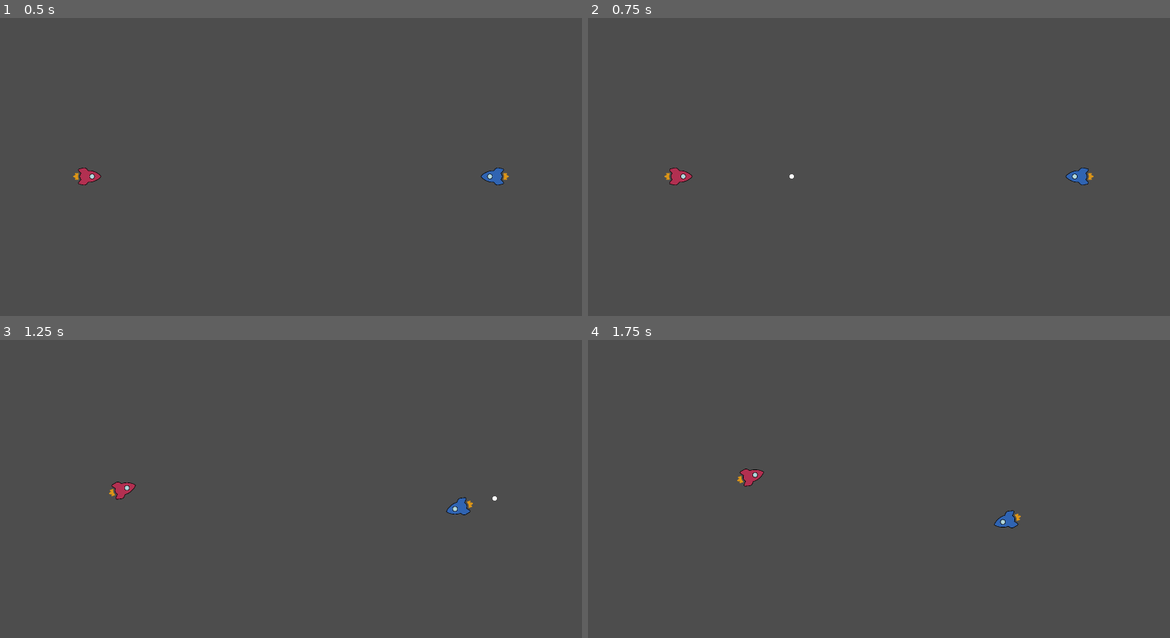
Above: before the commit, frames 1-4 (two rows, left to right).
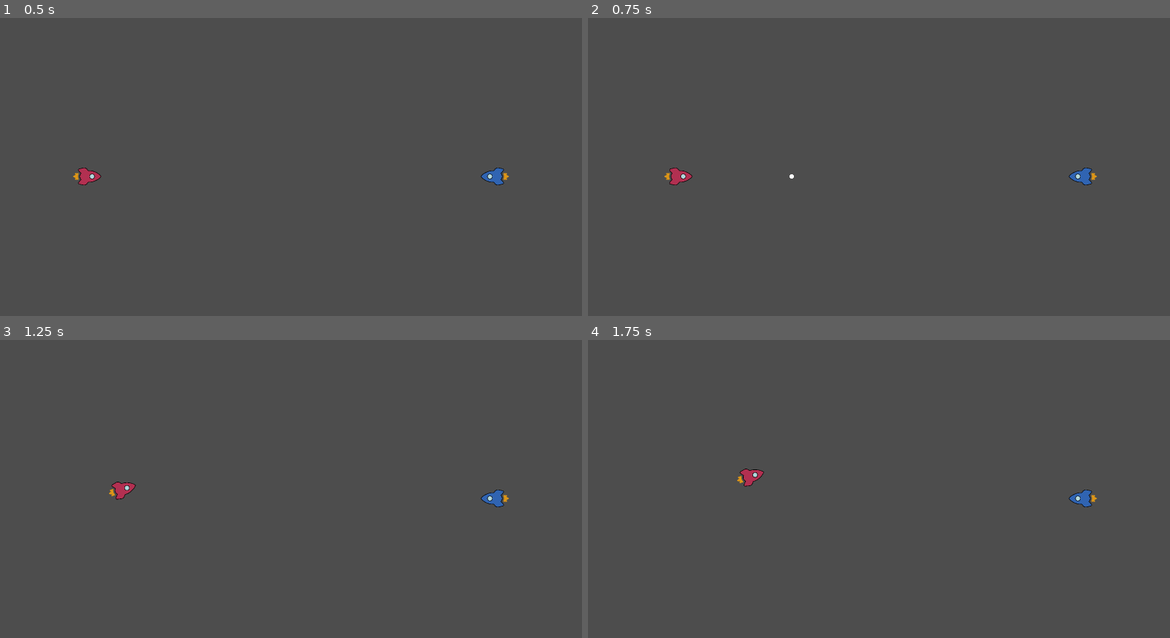
Above: after the commit, the same moments.

Repository: RajwolChapagain/Arcade-Game
Game: Godot game, scene res://main.tscn
Two runs of this game, one before a commit and one after it. Both use one fixed random seed, a clock stepped at 60 frames per second and the inputs below.
Inputs:
- Up to frame 1 (0.5 s): no input
- Up to frame 2 (0.75 s): tap Enter at 0.5 s; hold W (thrust, bound only before the commit) from 0.53 s (still down); hold Up (fire, bound only before the commit) from 0.53 s (still down)
- Up to frame 3 (1.25 s): keep holding W (thrust, bound only before the commit); keep holding Up (fire, bound only before the commit); tap A (rotate_anticlockwise, bound only before the commit) at 0.8 s
- Up to frame 4 (1.75 s): release W (thrust, bound only before the commit) at 1.28 s; release Up (fire, bound only before the commit) at 1.28 s; tap A (rotate_anticlockwise, bound only before the commit) at 1.35 s; tap D (rotate_clockwise, bound only before the commit) at 1.55 s

Frame 1 is identical in both runs. In frame 2, 0.1% of the frame differs, in the area x 82-88%, y 50-57%; in frame 3, 0.3%; in frame 4, 0.3%, in the area x 69-88%, y 50-64%.

Commit message:
Implement second ship

Diff:
--- a/main.tscn
+++ b/main.tscn
@@ -15,6 +15,10 @@
 position = Vector2(1400, 0)
 rotation = 3.14159
 SHIP_SPRITE = ExtResource("3_hlk5c")
+thrust_string = "p2_thrust"
+rotate_clockwise_string = "p2_rotate_clockwise"
+rotate_anticlockwise_string = "p2_rotate_anticlockwise"
+fire_string = "p2_fire"
 metadata/_edit_group_ = true
 
 [node name="Camera2D" type="Camera2D" parent="."]
--- a/project.godot
+++ b/project.godot
@@ -22,23 +22,43 @@
 
 [input]
 
-thrust={
+p1_thrust={
 "deadzone": 0.5,
 "events": [Object(InputEventKey,"resource_local_to_scene":false,"resource_name":"","device":-1,"window_id":0,"alt_pressed":false,"shift_pressed":false,"ctrl_pressed":false,"meta_pressed":false,"pressed":false,"keycode":0,"physical_keycode":87,"key_label":0,"unicode":119,"echo":false,"script":null)
 ]
 }
-rotate_clockwise={
+p1_rotate_clockwise={
 "deadzone": 0.5,
 "events": [Object(InputEventKey,"resource_local_to_scene":false,"resource_name":"","device":-1,"window_id":0,"alt_pressed":false,"shift_pressed":false,"ctrl_pressed":false,"meta_pressed":false,"pressed":false,"keycode":0,"physical_keycode":68,"key_label":0,"unicode":100,"echo":false,"script":null)
 ]
 }
-rotate_anticlockwise={
+p1_rotate_anticlockwise={
 "deadzone": 0.5,
 "events": [Object(InputEventKey,"resource_local_to_scene":false,"resource_name":"","device":-1,"window_id":0,"alt_pressed":false,"shift_pressed":false,"ctrl_pressed":false,"meta_pressed":false,"pressed":false,"keycode":0,"physical_keycode":65,"key_label":0,"unicode":97,"echo":false,"script":null)
 ]
 }
-fire={
+p1_fire={
 "deadzone": 0.5,
 "events": [Object(InputEventKey,"resource_local_to_scene":false,"resource_name":"","device":-1,"window_id":0,"alt_press …(182 unchanged characters)…
 ]
 }
+p2_thrust={
+"deadzone": 0.5,
+"events": [Object(InputEventJoypadMotion,"resource_local_to_scene":false,"resource_name":"","device":-1,"axis":1,"axis_value":-1.0,"script":null)
+]
+}
+p2_fire={
+"deadzone": 0.5,
+"events": [Object(InputEventJoypadButton,"resource_local_to_scene":false,"resource_name":"","device":-1,"button_index":0,"pressure":0.0,"pressed":true,"script":null)
+]
+}
+p2_rotate_clockwise={
+"deadzone": 0.5,
+"events": [Object(InputEventJoypadMotion,"resource_local_to_scene":false,"resource_name":"","device":-1,"axis":0,"axis_value":1.0,"script":null)
+]
+}
+p2_rotate_anticlockwise={
+"deadzone": 0.5,
+"events": [Object(InputEventJoypadMotion,"resource_local_to_scene":false,"resource_name":"","device":-1,"axis":0,"axis_value":-1.0,"script":null)
+]
+}
--- a/ship/ship.gd
+++ b/ship/ship.gd
@@ -6,6 +6,11 @@
 @export var ROTATION_SPEED = 270 #Degrees per second. Multiply by delta
 @export var SHIP_SPRITE : Texture2D = preload("res://ship/ship_sprite.png")
 @export var hp = 100
+@export var thrust_string = "p1_thrust"
+@export var rotate_clockwise_string = "p1_rotate_clockwise"
+@export var rotate_anticlockwise_string = "p1_rotate_anticlockwise"
+@export var fire_string = "p1_fire"
+
 var current_speed = 0
 var thrust_direction = transform.x
 
@@ -22,12 +27,12 @@
 	move_and_slide()
 
 func _input(event):
-	if event.is_action_pressed("fire"):
+	if event.is_action_pressed(fire_string):
 		bullet_fired.emit(BULLET_SCENE, transform.x, global_position)
 
 func get_input(delta):
 	#-----------Thrust-------------------
-	if Input.is_action_pressed("thrust"):
+	if Input.is_action_pressed(thrust_string):
 		current_speed += ACCELERATION * delta
 		thrust_direction = transform.x
 	else:
@@ -36,7 +41,7 @@
 	current_speed = clamp(current_speed, 0, TOP_SPEED)
 
 	#------------Rotation-----------------
-	var rotation_direction = Input.get_axis("rotate_anticlockwise", "rotate_clockwise")
+	var rotation_direction = Input.get_axis(rotate_anticlockwise_string, rotate_clockwise_string)
 	rotation_degrees += rotation_direction * ROTATION_SPEED * delta
 
 func on_hit(damage):
